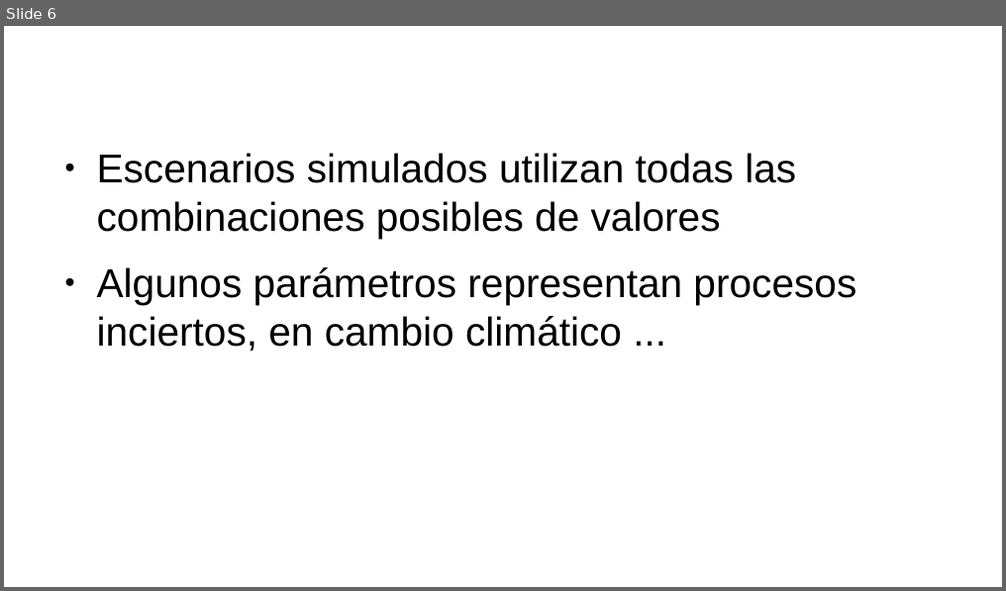
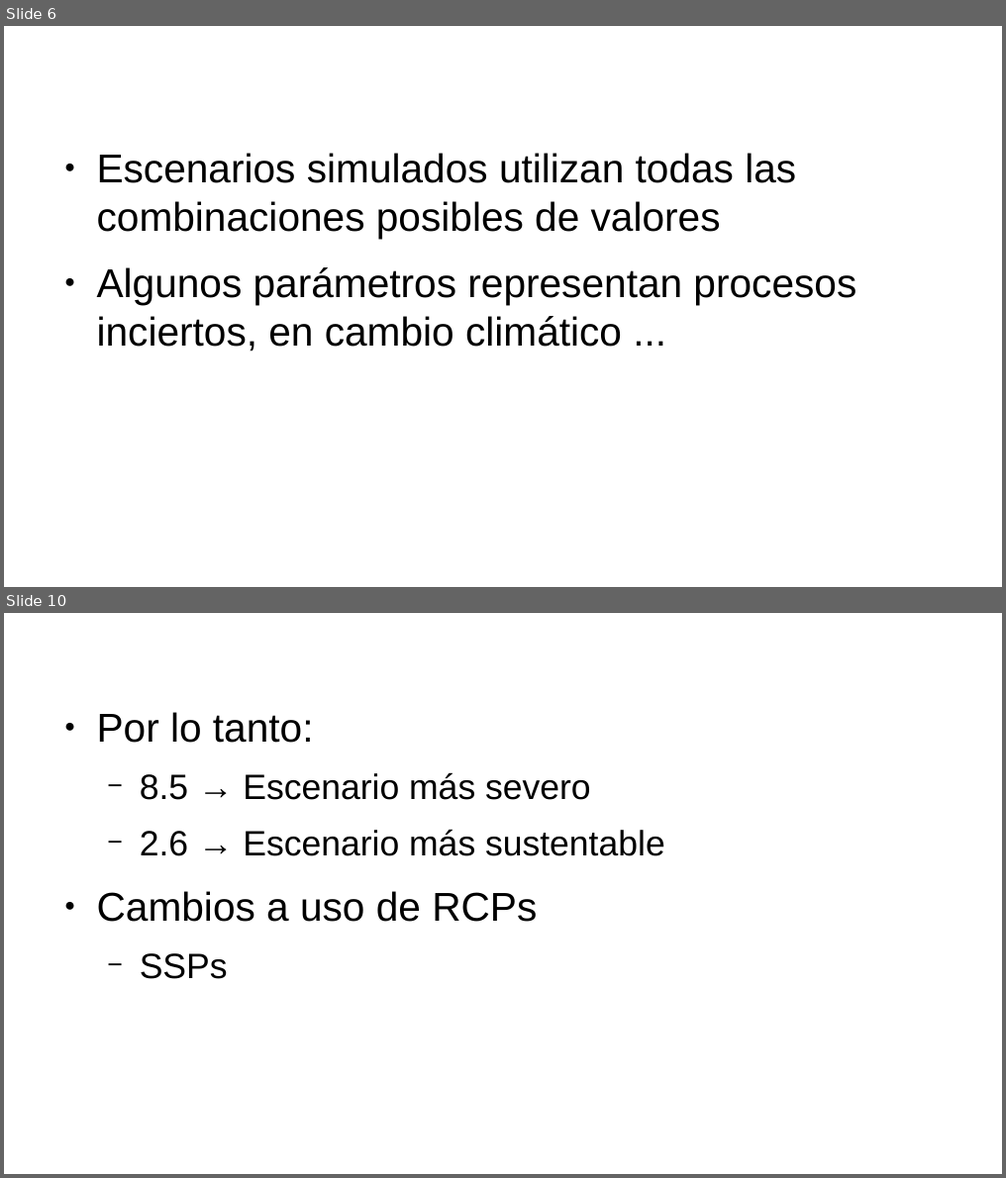
Before and after one commit to gerardommc/Ecologia-Teorica-II, a slide deck: Cambio-climatico/Escenarios.odp. Shown one above the other, each under a label of ours: slide 6 before the commit, slides 6 and 10 after it; the slides between them are not shown. The pictures are 1006x591 and 1006x1178 pixels, drawn with LibreOffice and Linux fonts; fonts in the diff are those of the drawing. Boxes give left, top, right and bottom in pixels: in the first picture for what was removed or moved away, otherwise in the second. Text is boxed around its words. In the diff, an @@ line names an element or a change of style, - is before the commit and + after.

Commit message:
Escenarios 2

```diff
--- a/Cambio-climatico/Escenarios.odp
+++ b/Cambio-climatico/Escenarios.odp
@@ slide 10 added at box(4, 613, 1002, 1174), background #FFFFFF @@
@@ text added at box(97, 712, 665, 979), 28 pt, text #000000 @@
+● Por lo tanto:
+  − 8.5 → Escenario más severo
+  − 2.6 → Escenario más sustentable
+● Cambios a uso de RCPs
+  − SSPs
```
Also in this commit, not shown: 1 slide changed, 4 other slides added, 4 other files.
